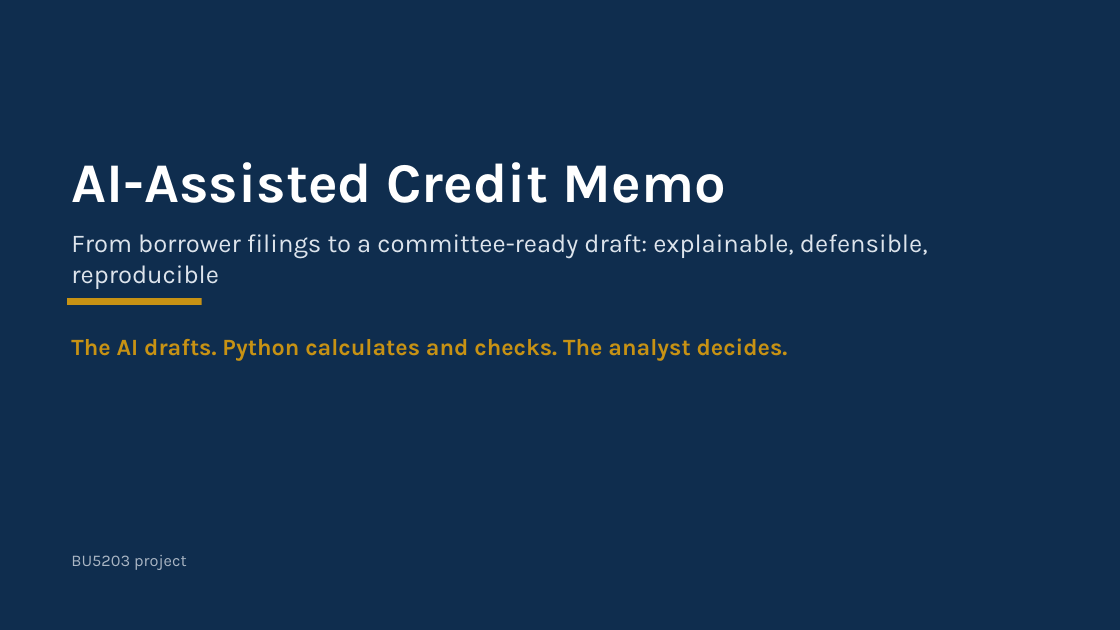
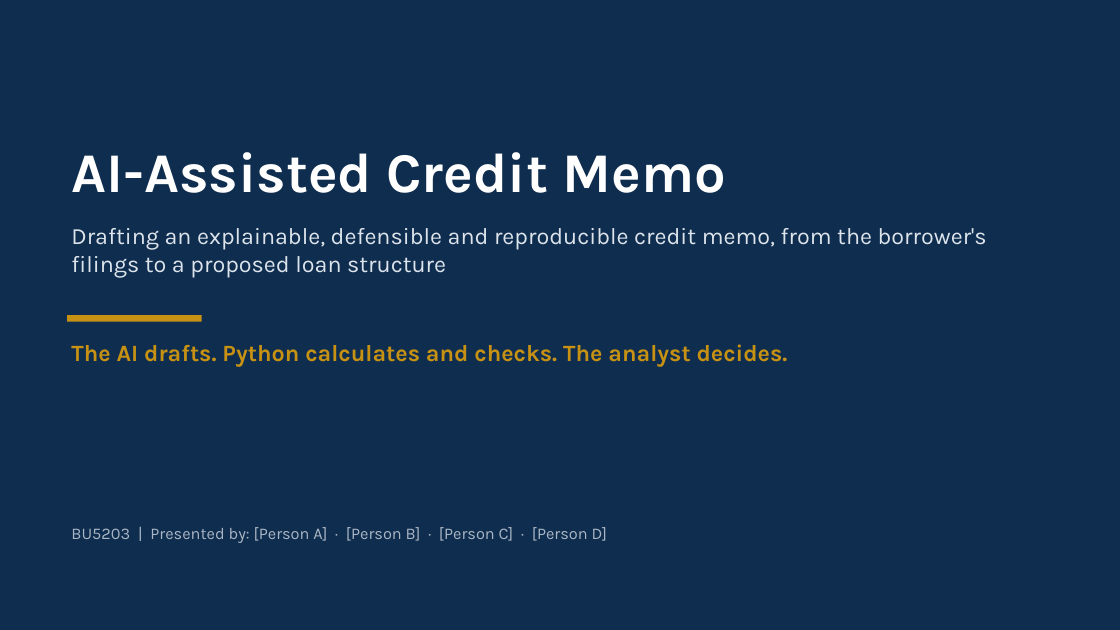
Before and after one commit to victor-CpUlU/BU5203, a slide deck: slide 1 of Credit_Memo_AI_Presentation.pptx. Drawn at 1120x630 pixels with LibreOffice and Linux fonts; fonts in the diff are those of the drawing. Boxes give left, top, right and bottom in pixels: in the first picture for what was removed or moved away, otherwise in the second. Text is boxed around its words. In the diff, an @@ line names an element or a change of style, - is before the commit and + after.

```diff
--- a/Credit_Memo_AI_Presentation.pptx
+++ b/Credit_Memo_AI_Presentation.pptx
@@ text "AI-Assisted Credit Memo": place and size @@
-text "AI-Assisted Credit Memo" at (71, 162, 725, 203)
+text "AI-Assisted Credit Memo" at (71, 152, 725, 193)
@@ text at (71, 228, 987, 277): text changed; size 22 to 20 pt @@
-From borrower filings to a committee-ready draft: explainable, defensible, reproducible
+Drafting an explainable, defensible and reproducible credit memo, from the borrower's filings to a proposed loan structure
@@ rectangle: place and size @@
-rectangle at (67, 298, 202, 305)
+rectangle at (67, 315, 202, 322)
@@ text "The AI drafts. Python calculates ...": place and size @@
-text "The AI drafts. Python calculates ..." at (71, 338, 788, 360)
+text "The AI drafts. Python calculates ..." at (71, 344, 788, 367)
@@ text at (71, 527, 607, 543): text changed @@
-BU5203 project
+BU5203 | Presented by: [Person A] · [Person B] · [Person C] · [Person D]
```
Also in this commit, not shown: 12 slides added, 8 slides removed, 3 other files.
